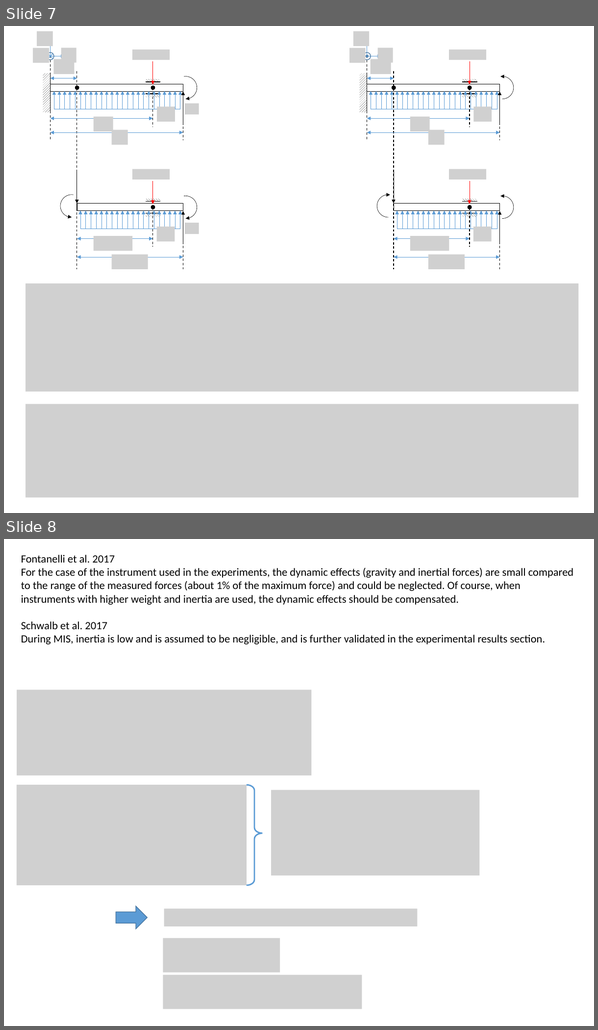
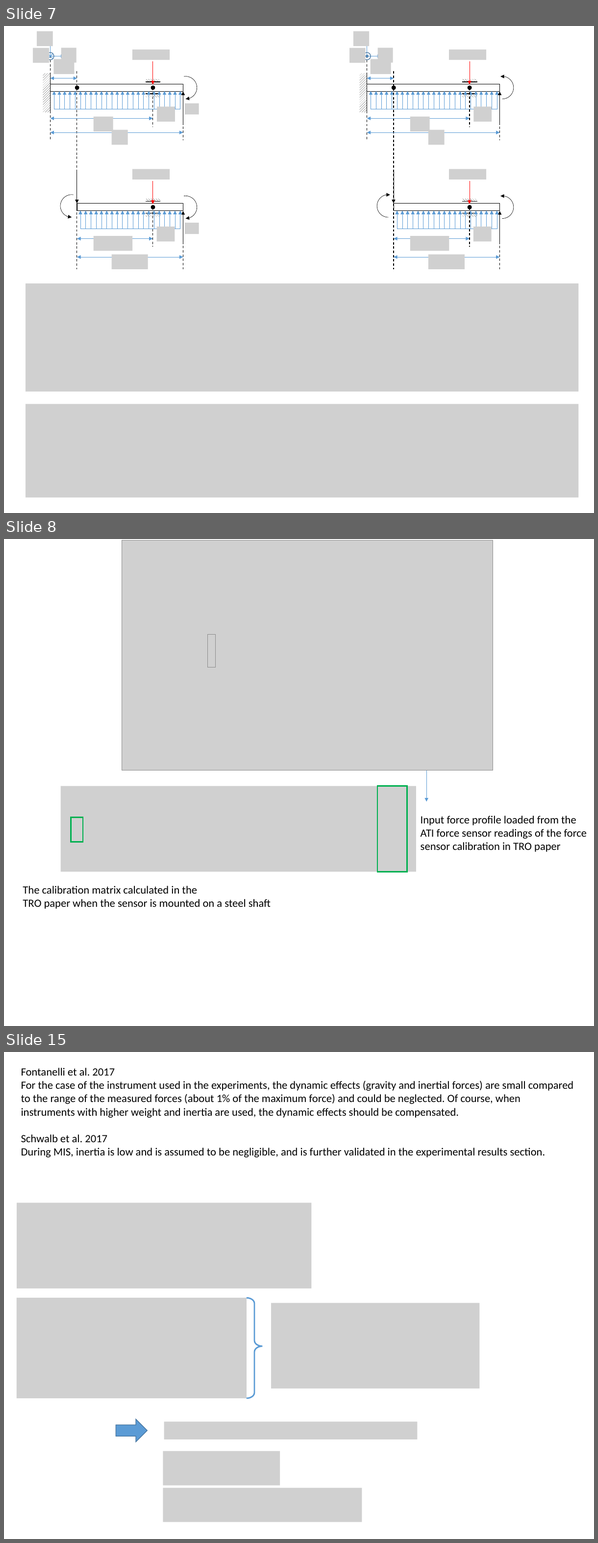
Before and after one commit to amirhadi3/dVRK-compliantTrocar, a slide deck: bendingModel.pptx. Shown one above the other, each under a label of ours: slides 7 and 8 before the commit, slides 7, 8 and 15 after it; the slides between them are not shown. The pictures are 598x1030 and 598x1543 pixels, drawn with LibreOffice and Linux fonts; fonts in the diff are those of the drawing; grey boxes stand for pictures; background and template pictures are left out. Boxes give left, top, right and bottom in pixels: in the first picture for what was removed or moved away, otherwise in the second. Text is boxed around its words. In the diff, an @@ line names an element or a change of style, - is before the commit and + after.

Commit message:
bug fix in upNonLinModel_m and shaft_m + the presentation on the bending model and optimization approach is updated

```diff
--- a/bendingModel.pptx
+++ b/bendingModel.pptx
@@ slide 8 added at (x1=4, y1=539, x2=594, y2=1026), background #FFFFFF @@
@@ picture added at (x1=122, y1=540, x2=493, y2=770) @@
@@ picture added at (x1=207, y1=634, x2=216, y2=667) @@
@@ arrow added from (427, 770) to (427, 802), #5B9BD5 0.5 pt @@
@@ picture added at (x1=61, y1=786, x2=416, y2=872) @@
@@ rectangle added at (x1=377, y1=786, x2=407, y2=872), outline #00B050 2.25 pt @@
@@ rectangle added at (x1=71, y1=817, x2=83, y2=842), outline #00B050 2.25 pt @@
@@ text added at (x1=420, y1=815, x2=587, y2=852), 18 pt, text #000000 @@
+Input force profile loaded from the
+ATI force sensor readings of the force
+sensor calibration in TRO paper
@@ text added at (x1=23, y1=885, x2=271, y2=908), 18 pt, text #000000 @@
+The calibration matrix calculated in the
+TRO paper when the sensor is mounted on a steel shaft
@@ what was slide 8 is now slide 15 @@
```
Also in this commit, not shown: 6 other slides added, 3 other files.
